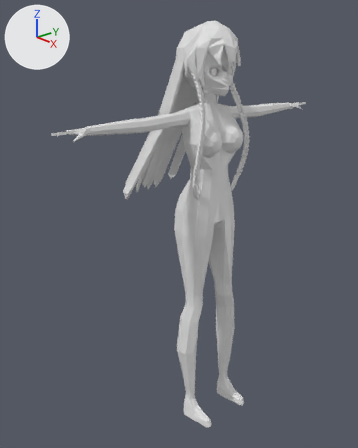
Before and after pictures for a commit that changed the Blender file base_model/character_simple_poly.blend.
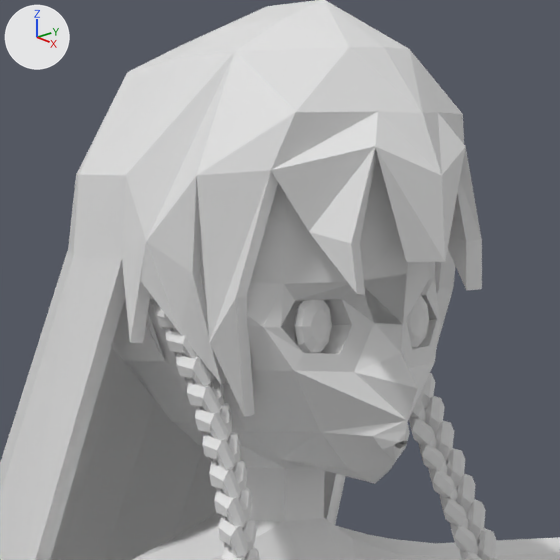
Each version is shown whole from a 50 mm lens placed at (3.79, -3.82, 2.08), pointed at (-0.5, -0.04, 0.02), then close up on the part from 46% to 71% of the width and 5% to 24% of the height. The axes (+X, +Y, +Z) are drawn at upper left. The lights are the same throughout.

The first close-up shows 'Body', 'Braid', 'Eye', 'Hair'.
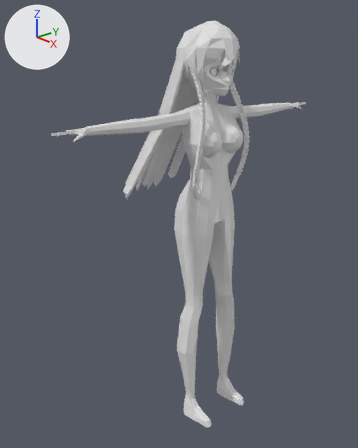
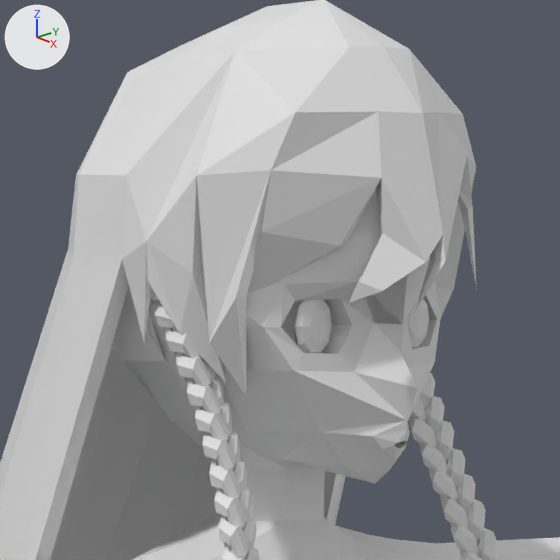
Commit message: modeling character hair

What the commit changed:
me_cube_001 is used by ob_hair; location (0.0, 0.0, 0.0); scale (0.702, 1.0, 1.0).
me_cube_001 had 69 vertices, 44 faces and spanned x -1.82..0.42, y 0.0..0.59, z 0.27..2.3.
me_cube_001 now has 244 vertices, 262 faces, 2 loose edges and spans x -1.81..0.42, y -0.59..0.59, z 0.26..2.3.
Part 1, on me_cube_001:
10 vertices are removed from x -1.82..0.4, y 0.0..0.56, z 0.27..2.04.
11 faces are deleted.
8 vertices move from x -0.55..0.33, y 0.1..0.32, z 1.87..2.09 to x -0.55..0.3, y 0.14..0.3, z 1.87..2.07.
185 vertices are added at x -1.81..0.4, y -0.59..0.56, z 0.26..2.27.
2 loose edges are added.
229 new faces join them.
Object 'Hair' (ob_hair) loses its MIRROR modifier named 'Mirror'.
Modifier setting removed (it was use_axis = (False, True, False)).
Modifier setting removed (it was use_clip = True).
Object 'Hair' (ob_hair) loses its SOLIDIFY modifier named 'Solidify'.
Modifier setting removed (it was thickness = 0.03).

Where the change shows, as pixel boxes [x1, y1, x2, y2] in the close-ups (560 x 560 px):
'Hair', reshaped, modifiers changed: before [0, 0, 482, 560]; after [0, 0, 477, 560]
part 1 of me_cube_001, built on: before [122, 111, 482, 417]; after [120, 110, 477, 396]
